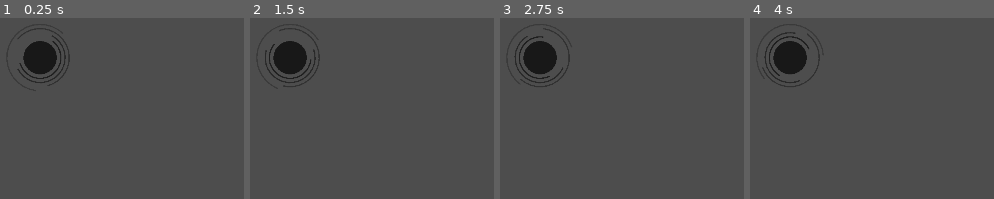
Above: before the commit, frames 1-4 (left to right).
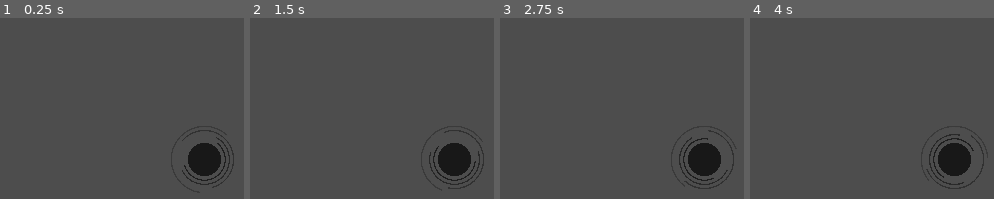
Above: after the commit, the same moments.

Repository: fatihceyln/a-game-about-feeding-a-black-hole
Game: Godot game, scene res://asteroid/main.tscn
Same seed, same stepped clock (60 frames per second), same inputs: the game is played once before the commit and once after it. The project has no main scene, so this scene is started directly.
Inputs:
- Up to frame 1 (0.25 s): no input
- Up to frame 2 (1.5 s): tap Enter at 0.5 s
- Up to frame 3 (2.75 s): tap Space at 2 s
- Up to frame 4 (4 s): tap Enter at 2.75 s; tap Space at 3.5 s

The runs differ from the first frame. In frame 1, 5.4% of the frame differs, in the area x 6-96%, y 5-94%; in frame 2, 5.4%; in frame 3, 5.4%, in the area x 5-96%, y 6-95%; in frame 4, 5.4%.

Commit message:
Move black hole to the center of the main scene

Diff:
--- a/asteroid/main.tscn
+++ b/asteroid/main.tscn
@@ -5,4 +5,4 @@
 [node name="Main" type="Node2D" unique_id=1692932168]
 
 [node name="BlackHole" parent="." unique_id=703068609 instance=ExtResource("1_hl3t7")]
-position = Vector2(565, 295)
+position = Vector2(960, 540)
